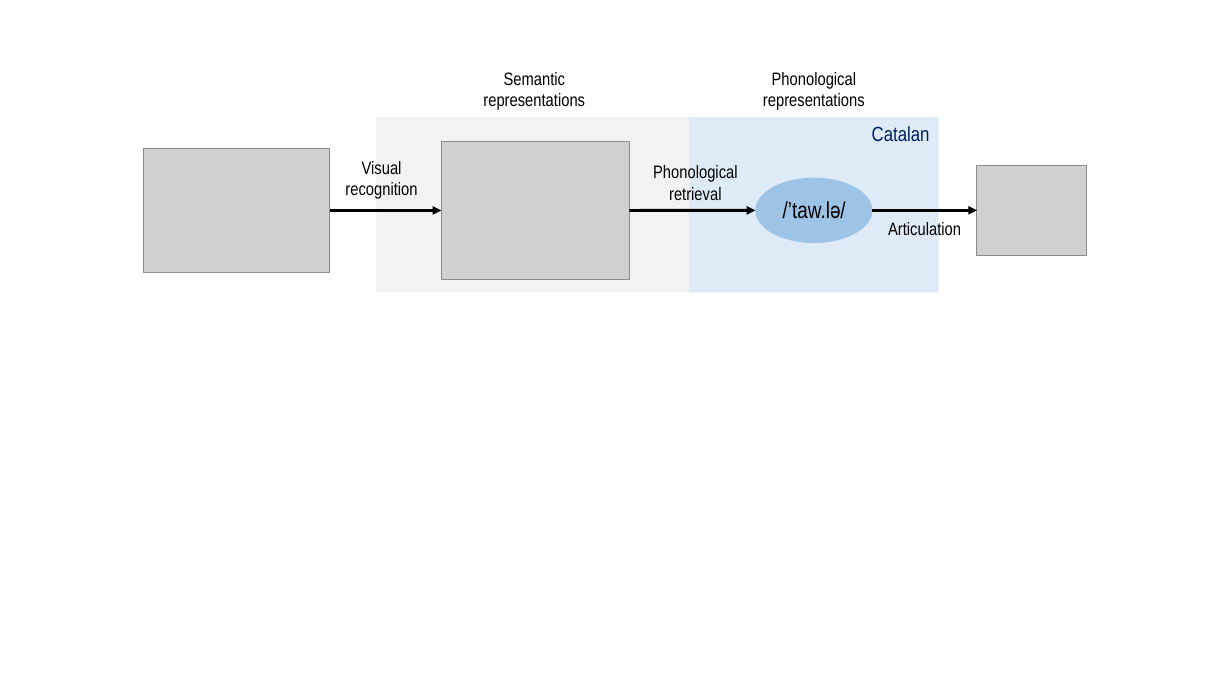
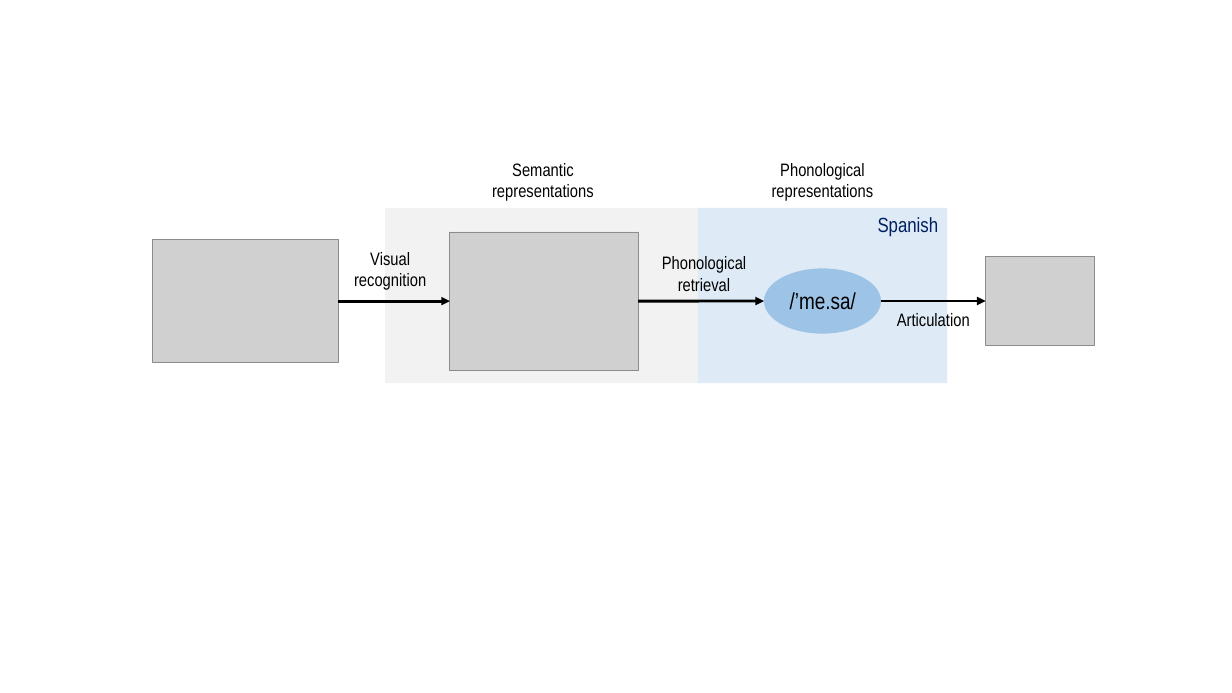
Before and after one commit to gongcastro/2022-10-04_sap_trajectories, a slide deck: slide 1 of img/diagrams.pptx. Drawn at 1232x693 pixels with LibreOffice and Linux fonts; fonts in the diff are those of the drawing; grey boxes stand for pictures. Boxes give left, top, right and bottom in pixels: in the first picture for what was removed or moved away, otherwise in the second. Text is boxed around its words. In the diff, an @@ line names an element or a change of style, - is before the commit and + after.

```diff
--- a/img/diagrams.pptx
+++ b/img/diagrams.pptx
@@ text at <box>878,217,939,237</box>: text changed @@
-Catalan
+Spanish
@@ text at <box>790,292,856,310</box>: text changed @@
-/’taw.lə/
+/’me.sa/
@@ 5 texts, 3 pictures, 3 arrows, 2 rectangles, 1 ellipse: place and size @@
-5 texts, 3 pictures, 3 arrows, 2 rectangles, 1 ellipse at <box>144,72,1086,293</box>
+5 texts, 3 pictures, 3 arrows, 2 rectangles, 1 ellipse at <box>152,163,1095,384</box>
```
Also in this commit, not shown: 6 other slides changed, 8 other files.
